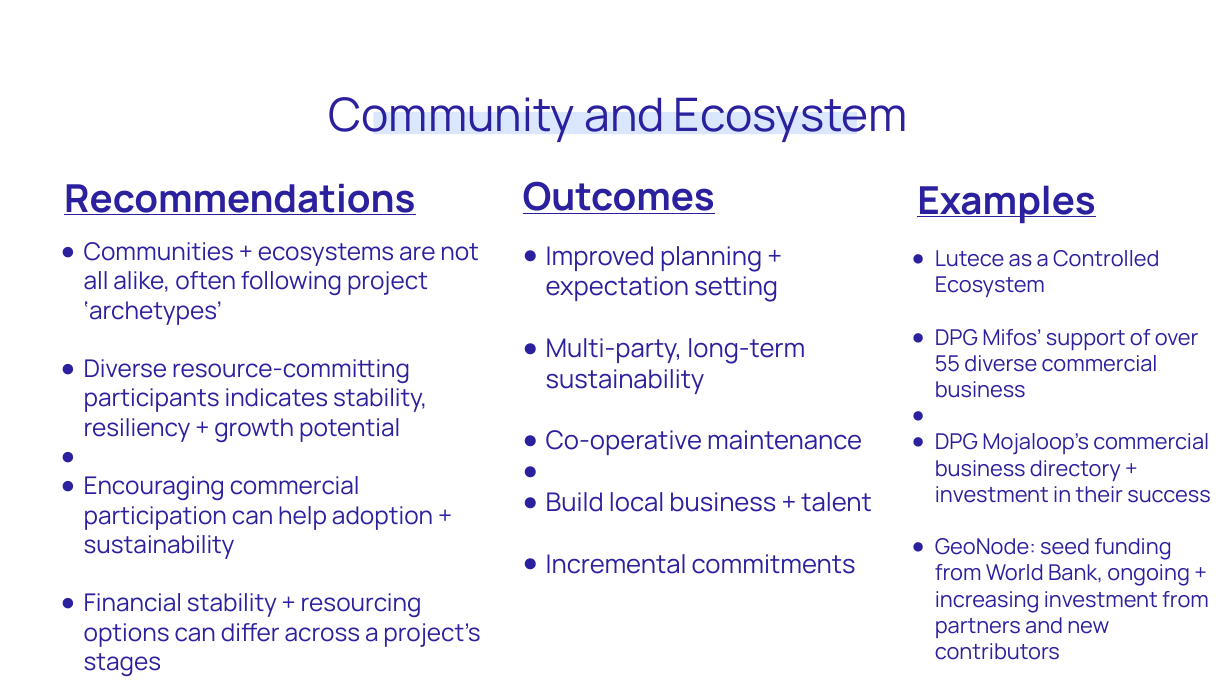
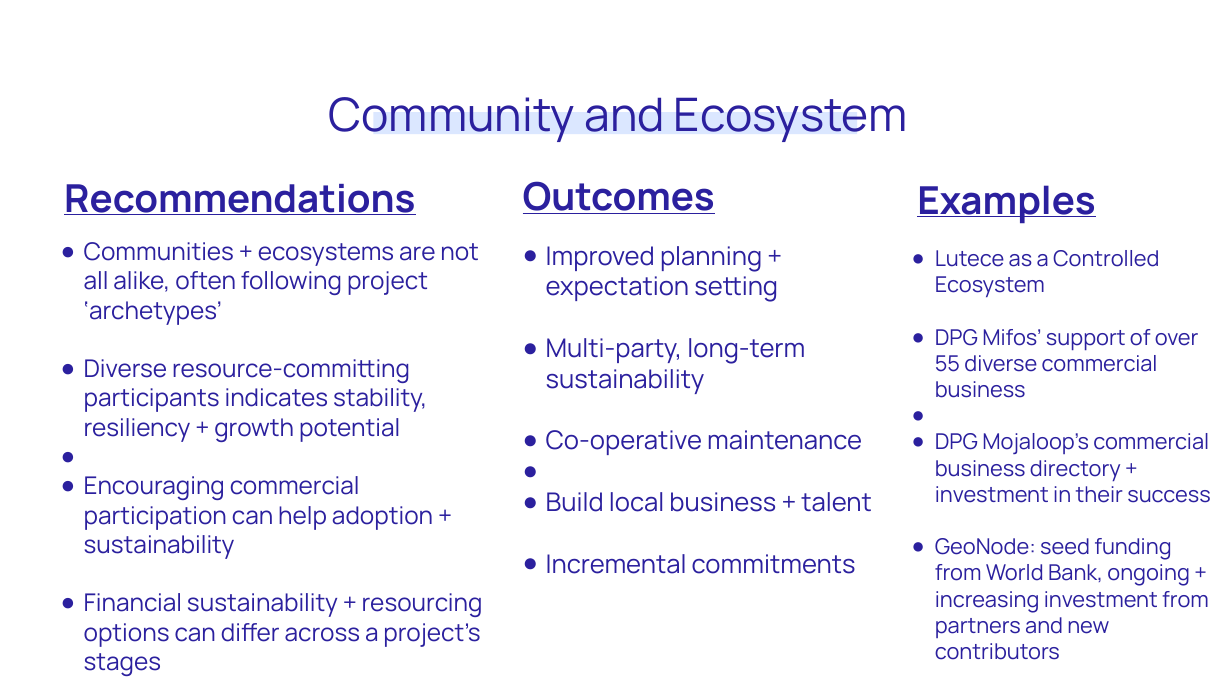
Before and after one commit to unicef/publicgoods-toolkit, a slide deck: slide 4 of dpg-toolkit-overview.odp. Drawn at 1232x693 pixels with LibreOffice and Linux fonts; fonts in the diff are those of the drawing. Boxes give left, top, right and bottom in pixels: in the first picture for what was removed or moved away, otherwise in the second. Text is boxed around its words. In the diff, an @@ line names an element or a change of style, - is before the commit and + after.

```diff
--- a/dpg-toolkit-overview.odp
+++ b/dpg-toolkit-overview.odp
@@ text at (84, 593, 483, 676): text changed @@
-● Financial stability + resourcing options can differ across a project’s stages
+● Financial sustainability + resourcing options can differ across a project’s stages
```
Also in this commit, not shown: 7 other slides changed, 1 other file.
